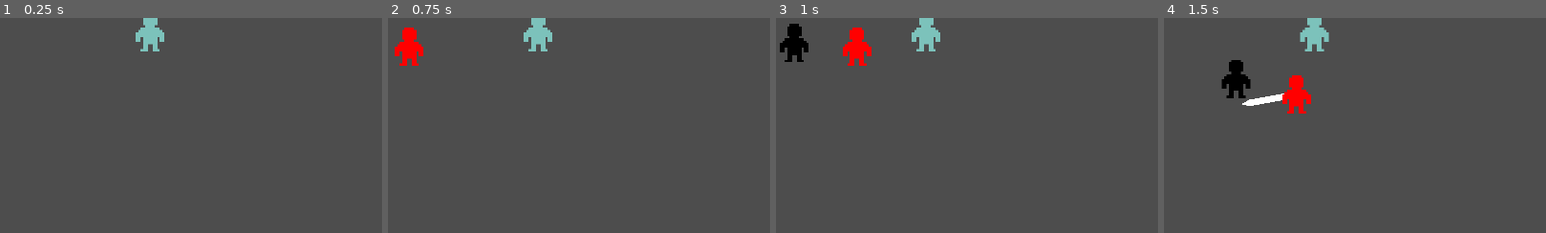
Above: before the commit, frames 1-4 (left to right).
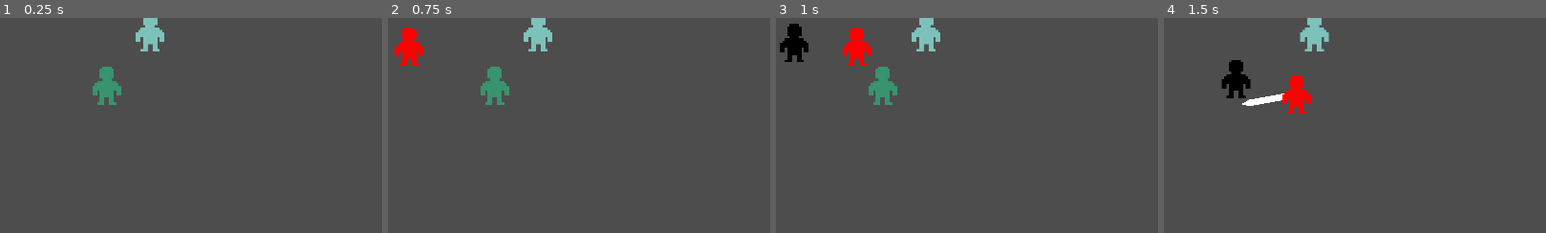
Above: after the commit, the same moments.

Repository: Marcelo02/DLTAction
Game: Godot game, scene res://Scenes/Game/game.tscn
The game is run twice, just before and just after one commit, with the same random seed, the same clock (stepped at 60 frames per second) and the same inputs. The project has no main scene, so this scene is started directly.
Inputs (mouse positions are % of the whole screen's width and height, from its top left):
- Up to frame 1 (0.25 s): no input
- Up to frame 2 (0.75 s): tap Enter at 0.5 s; move the mouse to (72, 45) at 0.52 s; hold D (game_right) from 0.53 s (still down); click (72, 45) at 0.6 s
- Up to frame 3 (1 s): keep holding D (game_right)
- Up to frame 4 (1.5 s): move the mouse to (30, 55) at 1.27 s; release D (game_right) at 1.28 s; hold S (game_down) from 1.28 s (still down); right-click (30, 55) at 1.35 s
The pictures show only the part of the screen within x 38-88%, y 37-87%; the shares and areas given below are measured in that part.

The runs differ from the first frame. In frame 1, 0.8% of the frame differs, in the area x 24-32%, y 22-41%; in frame 2, 0.8%; in frame 3, 0.8%; in frame 4, nothing differs.

Commit message:
Zumbi criado: Ainda necessário arrumar IA e ataques

Diff:
--- /dev/null
+++ b/Scenes/Enemies/Zombie.tscn
@@ -0,0 +1,29 @@
+[gd_scene load_steps=5 format=3 uid="uid://ctcbnrf356vyf"]
+
+[ext_resource type="Script" path="res://Scripts/Zombie.gd" id="1_kjb7r"]
+[ext_resource type="Texture2D" uid="uid://ce1plendemwhg" path="res://Assets/PlaceholderZumbi.png" id="2_cyp1x"]
+[ext_resource type="Script" path="res://Scripts/Hurtbox.gd" id="3_cfly8"]
+[ext_resource type="Shape2D" uid="uid://bppipnwj600bb" path="res://Scenes/Player/playerHB.tres" id="4_ie6v4"]
+
+[node name="Zombie" type="CharacterBody2D" groups=["Enemies"]]
+motion_mode = 1
+script = ExtResource("1_kjb7r")
+
+[node name="Sprite2D" type="Sprite2D" parent="."]
+scale = Vector2(0.4, 0.4)
+texture = ExtResource("2_cyp1x")
+
+[node name="Hurtbox" type="Area2D" parent="."]
+script = ExtResource("3_cfly8")
+
+[node name="CollisionShape2D" type="CollisionShape2D" parent="Hurtbox"]
+shape = ExtResource("4_ie6v4")
+
+[node name="CollisionShape2D" type="CollisionShape2D" parent="."]
+shape = ExtResource("4_ie6v4")
+
+[node name="Timer" type="Timer" parent="."]
+wait_time = 5.0
+autostart = true
+
+[connection signal="timeout" from="Timer" to="." method="_on_timer_timeout"]
--- a/Scenes/Game/game.tscn
+++ b/Scenes/Game/game.tscn
@@ -1,9 +1,10 @@
-[gd_scene load_steps=5 format=3 uid="uid://b3tijgojty6qf"]
+[gd_scene load_steps=6 format=3 uid="uid://b3tijgojty6qf"]
 
 [ext_resource type="PackedScene" uid="uid://3jdddk1boys1" path="res://Scenes/Player/player.tscn" id="1_5okua"]
 [ext_resource type="PackedScene" uid="uid://dyrbf5l4b52ux" path="res://Scenes/Player/Classes/fighter/fighter.tscn" id="2_fmmbw"]
 [ext_resource type="PackedScene" uid="uid://bybxtj7yo4pdd" path="res://Scenes/WallPlaceholder/WallPlaceholder.tscn" id="3_wxp1d"]
 [ext_resource type="PackedScene" uid="uid://l6aypmomm8cs" path="res://Scenes/Dummy/dummy.tscn" id="4_36pq5"]
+[ext_resource type="PackedScene" uid="uid://ctcbnrf356vyf" path="res://Scenes/Enemies/Zombie.tscn" id="5_8j4tg"]
 
 [node name="Game" type="Node2D"]
 
@@ -26,3 +27,6 @@
 
 [node name="Dummy" parent="." instance=ExtResource("4_36pq5")]
 position = Vector2(735, 288)
+
+[node name="Zombie" parent="." instance=ExtResource("5_8j4tg")]
+position = Vector2(662, 377)
--- a/Scenes/Player/Classes/fighter/light attack.tscn
+++ b/Scenes/Player/Classes/fighter/light attack.tscn
@@ -4,7 +4,7 @@
 [ext_resource type="Script" path="res://Scripts/light_attack.gd" id="1_sxwki"]
 
 [sub_resource type="RectangleShape2D" id="RectangleShape2D_2rj07"]
-size = Vector2(20, 22.4999)
+size = Vector2(80, 42.2502)
 
 [sub_resource type="Animation" id="Animation_xh5n3"]
 resource_name = "Attack"
@@ -37,70 +37,50 @@
 tracks/2/type = "value"
 tracks/2/imported = false
 tracks/2/enabled = true
-tracks/2/path = NodePath("Hitbox:shape")
+tracks/2/path = NodePath("Hitbox:disabled")
 tracks/2/interp = 1
 tracks/2/loop_wrap = true
 tracks/2/keys = {
-"times": PackedFloat32Array(0),
-"transitions": PackedFloat32Array(1),
-"update": 1,
-"values": [SubResource("RectangleShape2D_2rj07")]
-}
-tracks/3/type = "bezier"
-tracks/3/imported = false
-tracks/3/enabled = true
-tracks/3/path = NodePath("Hitbox:shape:size:x")
-tracks/3/interp = 1
-tracks/3/loop_wrap = true
-tracks/3/keys = {
-"handle_modes": PackedInt32Array(0),
-"points": PackedFloat32Array(79.9999, -0.25, 0, 0.25, 0),
-"times": PackedFloat32Array(0.0501)
-}
-tracks/4/type = "bezier"
-tracks/4/imported = false
-tracks/4/enabled = true
-tracks/4/path = NodePath("Hitbox:shape:size:y")
-tracks/4/interp = 1
-tracks/4/loop_wrap = true
-tracks/4/keys = {
-"handle_modes": PackedInt32Array(0),
-"points": PackedFloat32Array(42.2502, -0.25, 0, 0.25, 0),
-"times": PackedFloat32Array(0.0500001)
-}
-tracks/5/type = "bezier"
-tracks/5/imported = false
-tracks/5/enabled = true
-tracks/5/path = NodePath("Hitbox:position:x")
-tracks/5/interp = 1
-tracks/5/loop_wrap = true
-tracks/5/keys = {
-"handle_modes": PackedInt32Array(0),
-"points": PackedFloat32Array(39.875, -0.25, 0, 0.25, 0),
-"times": PackedFloat32Array(0.0500001)
-}
-tracks/6/type = "bezier"
-tracks/6/imported = false
-tracks/6/enabled = true
-tracks/6/path = NodePath("Hitbox:position:y")
-tracks/6/interp = 1
-tracks/6/loop_wrap = true
-tracks/6/keys = {
-"handle_modes": PackedInt32Array(0, 0, 0),
-"points": PackedFloat32Array(-2.28882e-05, -0.25, 0, 0.25, 0, 12.5, -0.25, 0, 0.25, 0, 32.5, -0.25, 0, 0.25, 0),
-"times": PackedFloat32Array(0.0500001, 0.0833335, 0.1)
-}
-tracks/7/type = "value"
-tracks/7/imported = false
-tracks/7/enabled = true
-tracks/7/path = NodePath("Hitbox:disabled")
-tracks/7/interp = 1
-tracks/7/loop_wrap = true
-tracks/7/keys = {
 "times": PackedFloat32Array(0, 0.116667),
 "transitions": PackedFloat32Array(1, 1),
 "update": 1,
 "values": [false, true]
+}
+tracks/3/type = "value"
+tracks/3/imported = false
+tracks/3/enabled = true
+tracks/3/path = NodePath("Hitbox:shape")
+tracks/3/interp = 1
+tracks/3/loop_wrap = true
+tracks/3/keys = {
+"times": PackedFloat32Array(0, 0.0333334),
+"transitions": PackedFloat32Array(1, 1),
+"update": 1,
+"values": [SubResource("RectangleShape2D_2rj07"), SubResource("RectangleShape2D_2rj07")]
+}
+tracks/4/type = "value"
+tracks/4/imported = false
+tracks/4/enabled = true
+tracks/4/path = NodePath("Hitbox:shape:size")
+tracks/4/interp = 1
+tracks/4/loop_wrap = true
+tracks/4/keys = {
+"times": PackedFloat32Array(0.0333334, 0.0500001, 0.0833335),
+"transitions": PackedFloat32Array(1, 1, 1),
+"update": 0,
+"values": [Vector2(34, 42.2502), Vector2(80, 42.2502), Vector2(46, 42.2502)]
+}
+tracks/5/type = "value"
+tracks/5/imported = false
+tracks/5/enabled = true
+tracks/5/path = NodePath("Hitbox:position")
+tracks/5/interp = 1
+tracks/5/loop_wrap = true
+tracks/5/keys = {
+"times": PackedFloat32Array(0.0333334, 0.0500001, 0.0833335),
+"transitions": PackedFloat32Array(1, 1, 1),
+"update": 0,
+"values": [Vector2(40.0001, -23), Vector2(40.0001, 1.15633e-05), Vector2(40, 17)]
 }
 
 [sub_resource type="Animation" id="Animation_jfmvo"]
@@ -153,49 +133,29 @@
 "update": 1,
 "values": [SubResource("RectangleShape2D_2rj07")]
 }
-tracks/4/type = "bezier"
+tracks/4/type = "value"
 tracks/4/imported = false
 tracks/4/enabled = true
-tracks/4/path = NodePath("Hitbox:shape:size:x")
+tracks/4/path = NodePath("Hitbox:shape:size")
 tracks/4/interp = 1
 tracks/4/loop_wrap = true
 tracks/4/keys = {
-"handle_modes": PackedInt32Array(0),
-"points": PackedFloat32Array(20, -0.25, 0, 0.25, 0),
-"times": PackedFloat32Array(0)
+"times": PackedFloat32Array(0),
+"transitions": PackedFloat32Array(1),
+"update": 0,
+"values": [Vector2(80, 42.2502)]
 }
-tracks/5/type = "bezier"
+tracks/5/type = "value"
 tracks/5/imported = false
 tracks/5/enabled = true
-tracks/5/path = NodePath("Hitbox:shape:size:y")
+tracks/5/path = NodePath("Hitbox:position")
 tracks/5/interp = 1
 tracks/5/loop_wrap = true
 tracks/5/keys = {
-"handle_modes": PackedInt32Array(0),
-"points": PackedFloat32Array(22.4999, -0.25, 0, 0.25, 0),
-"times": PackedFloat32Array(0)
-}
-tracks/6/type = "bezier"
-tracks/6/imported = false
-tracks/6/enabled = true
-tracks/6/path = NodePath("Hitbox:position:x")
-tracks/6/interp = 1
-tracks/6/loop_wrap = true
-tracks/6/keys = {
-"handle_modes": PackedInt32Array(0),
-"points": PackedFloat32Array(30, -0.25, 0, 0.25, 0),
-"times": PackedFloat32Array(0)
-}
-tracks/7/type = "bezier"
-tracks/7/imported = false
-tracks/7/enabled = true
-tracks/7/path = NodePath("Hitbox:position:y")
-tracks/7/interp = 1
-tracks/7/loop_wrap = true
-tracks/7/keys = {
-"handle_modes": PackedInt32Array(0),
-"points": PackedFloat32Array(-30, -0.25, 0, 0.25, 0),
-"times": PackedFloat32Array(0)
+"times": PackedFloat32Array(0),
+"transitions": PackedFloat32Array(1),
+"update": 0,
+"values": [Vector2(40.0001, 1.15633e-05)]
 }
 
 [sub_resource type="AnimationLibrary" id="AnimationLibrary_a3w6t"]
@@ -218,7 +178,7 @@
 hframes = 5
 
 [node name="Hitbox" type="CollisionShape2D" parent="."]
-position = Vector2(30, -30)
+position = Vector2(40.0001, 1.15633e-05)
 rotation = 1.5708
 shape = SubResource("RectangleShape2D_2rj07")
 disabled = true
--- /dev/null
+++ b/Scripts/Zombie.gd
@@ -0,0 +1,15 @@
+class_name Zombie
+extends EnemyChar
+
+
+# Called when the node enters the scene tree for the first time.
+func _ready():
+	set_maxHP(20)
+	set_HP(get_maxHP())
+	pass # Replace with function body.
+
+
+# Called every frame. 'delta' is the elapsed time since the previous frame.
+func _process(delta):
+	move_and_slide()
+	pass
Binary file added: Assets/PlaceholderZumbi.png
Not shown, added: Assets/PlaceholderZumbi.png.import
